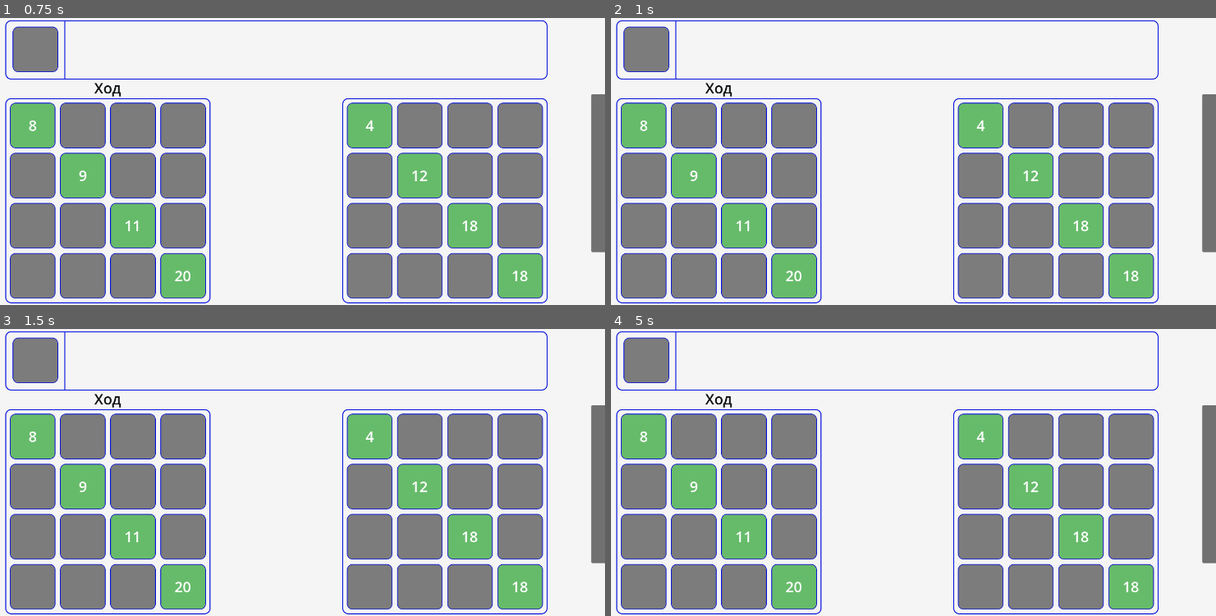
Above: before the commit, frames 1-4 (two rows, left to right).
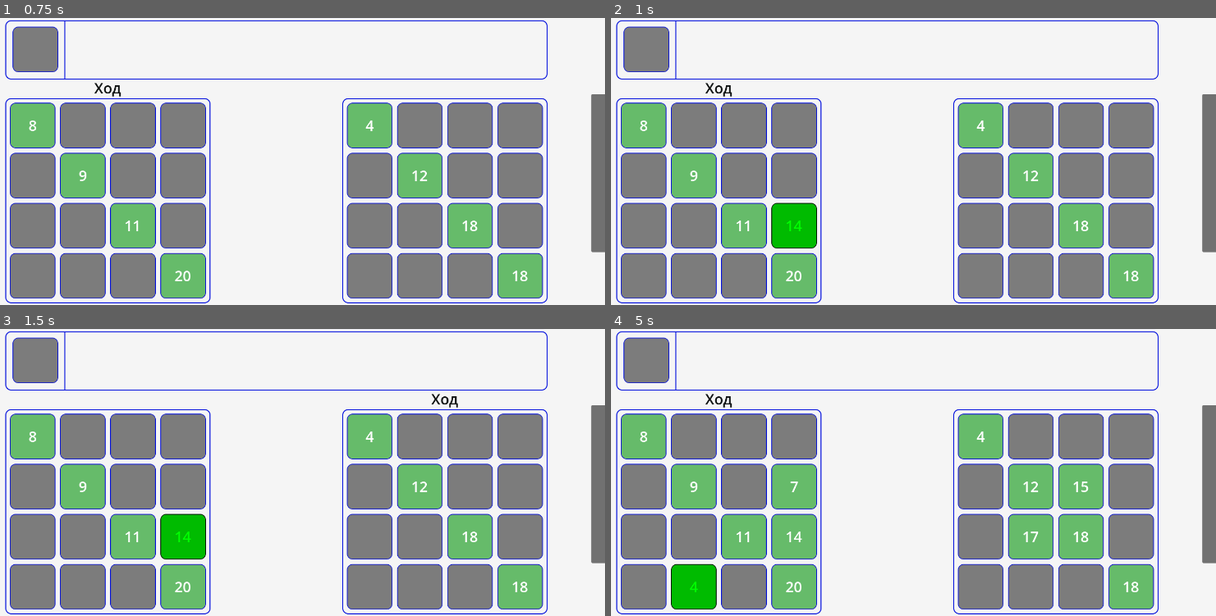
Above: after the commit, the same moments.

Repository: Rinkton/lucky-numbers-godot
Game: Godot game, scene res://game.tscn
The game is run twice, just before and just after one commit, with the same random seed, the same clock (stepped at 60 frames per second) and the same inputs.
Inputs (mouse positions are in pixels of both pictures, inside the frame that each line leads up to):
- Up to frame 1 (0.75 s): tap Enter at 0.5 s; move the mouse to (423, 147) at 0.52 s; click (423, 147) at 0.67 s
- Up to frame 2 (1 s): no input
- Up to frame 3 (1.5 s): move the mouse to (145, 486) at 1.27 s; click (145, 486) at 1.42 s
- Up to frame 4 (5 s): move the mouse to (955, 409) at 2.02 s; click (955, 409) at 2.17 s; move the mouse to (853, 529) at 2.77 s; click (853, 529) at 2.92 s; tap Space at 3.5 s; move the mouse to (1082, 515) at 3.52 s; click (1082, 515) at 3.67 s; move the mouse to (689, 429) at 4.27 s; click (689, 429) at 4.42 s

Frame 1 is identical in both runs. In frame 2, 1.2% of the frame differs, in the area x 26-35%, y 64-81%; in frame 3, 1.4%; in frame 4, 5.6%, in the area x 9-82%, y 47-98%.
Error before the commit: Invalid access to property or key 'face_up_coef' on a base object of type 'Resource (AiPlayerData)'. (res://player/ai_player.gd:25)

Commit message:
Made a progressing penalty for replacement

Diff:
--- a/lucky-numbers/field.gd
+++ b/lucky-numbers/field.gd
@@ -64,6 +64,15 @@
 	return $VBoxContainer.get_child(y).get_child(x)
 
 
+func get_busy_cells_count():
+	var count := 0
+	for y in range(4):
+		for x in range(4):
+			if $VBoxContainer.get_child(y).get_child(x).is_there_clover():
+				count += 1
+	return count
+
+
 func get_vector_of_cell(cell: Cell) -> Vector2i:
 	for y in range($VBoxContainer.get_child_count()):
 		var row = $VBoxContainer.get_child(y)
--- a/lucky-numbers/player/ai_player.gd
+++ b/lucky-numbers/player/ai_player.gd
@@ -22,7 +22,7 @@
 	await G.get_tree().create_timer(1).timeout # dramatic pause
 	var clover_pile_worth = _get_clover_pile_worth_for_me()
 	var face_up_dict = _get_best_face_up_move_for_me()
-	if max(0, clover_pile_worth) > face_up_dict["worth"] * data.face_up_coef and G.game.clover_pile.is_there_clovers_left():
+	if max(0, clover_pile_worth) > face_up_dict["worth"] and G.game.clover_pile.is_there_clovers_left():
 		G.game.clover_pile.reveal_clover()
 		var clover = G.game.clover_pile.get_node("Clover")
 		G.game.clover_pile.remove_child(clover)
@@ -95,7 +95,7 @@
 	var clover_pile_dict = _get_clover_pile_dict()
 	best_moves = {}
 	for i in range(1, 21):
-		best_moves[i] = {"x": -1, "y": -1, "flex": 0}
+		best_moves[i] = {"x": -1, "y": -1, "flex": -9999999999}
 	for i in range(1, 21):
 		for y in range(FIELD_SIZE):
 			for x in range(FIELD_SIZE):
@@ -123,14 +123,14 @@
 				var final_clover_flexibility := clover_flexibility
 				if clover_flexibility > 0:
 					final_clover_flexibility += motivation
-				if not cell.is_there_clover():
-					final_clover_flexibility += 50 * \
-						(data.new_clover_mult - 1)
+				if cell.is_there_clover():
+					# TODO: coef
+					final_clover_flexibility -= 25 * sqrt(my_field.get_busy_cells_count())
 
 				# Во, терь точно не будет ставить куда нельзя ставить
 				if not my_field.get_is_this_clover_on_this_cell_acceptable(
 				clover_free, cell):
-					final_clover_flexibility = -1
+					final_clover_flexibility = -9999999
 				clover_free.queue_free()
 
 				if best_moves[i]["flex"] < final_clover_flexibility:
